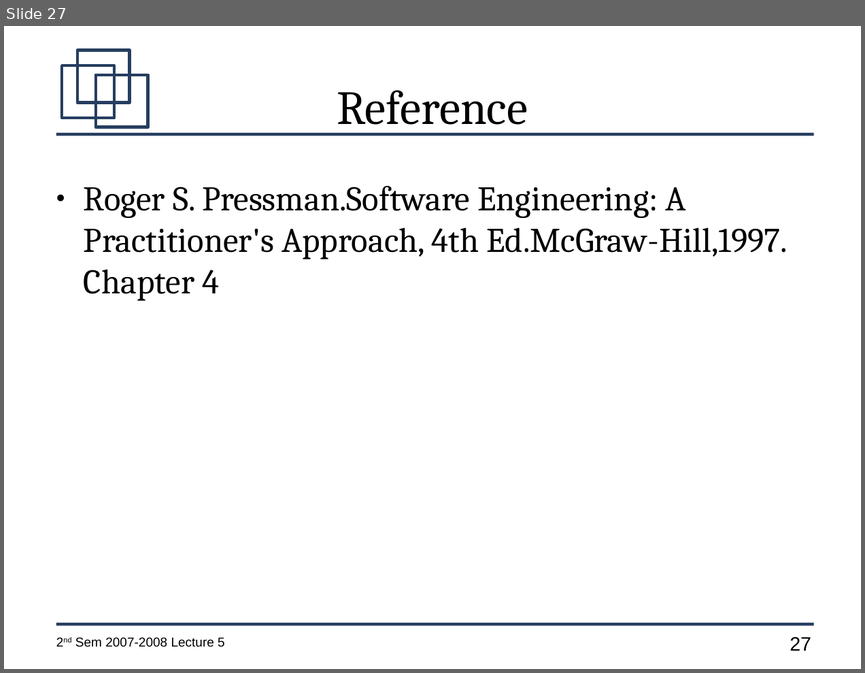
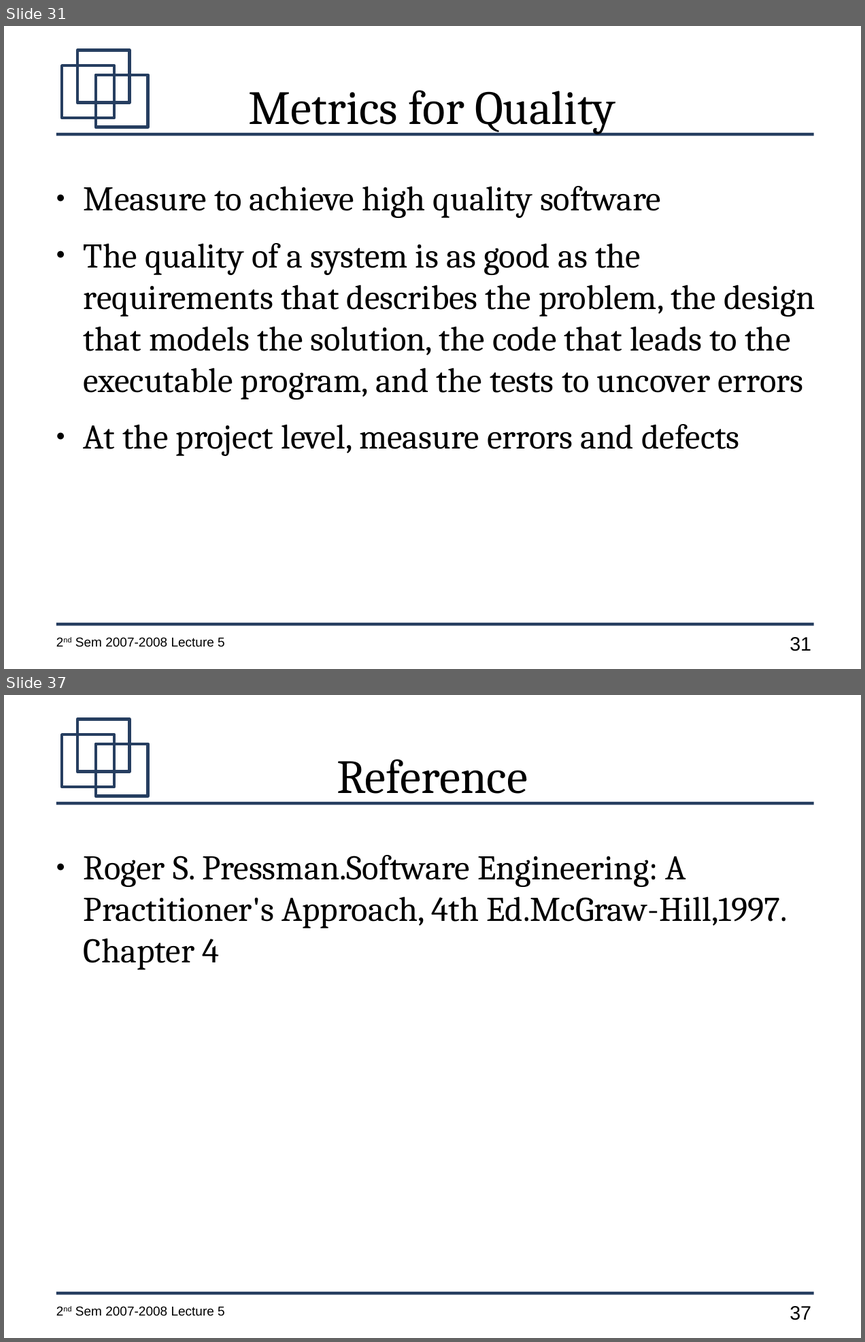
Before and after one commit to jachermocilla/jach-homepage, a slide deck: CMSC128-2nd-Sem-2007-L5.odp. Shown one above the other, each under a label of ours: slide 27 before the commit, slides 31 and 37 after it; the slides between them are not shown. The pictures are 865x673 and 865x1342 pixels, drawn with LibreOffice and Linux fonts; fonts in the diff are those of the drawing. Boxes give left, top, right and bottom in pixels: in the first picture for what was removed or moved away, otherwise in the second. Text is boxed around its words. In the diff, an @@ line names an element or a change of style, - is before the commit and + after.

```diff
--- a/CMSC128-2nd-Sem-2007-L5.odp
+++ b/CMSC128-2nd-Sem-2007-L5.odp
@@ slide 31 added at (4,26,861,669), background #FFFFFF; not listed: 7 template elements that a slide beside it also shows @@
@@ title added at (249,90,615,134), 44 pt, text #000000 @@
+Metrics for Quality
@@ text added at (84,186,815,456), 32 pt, text #000000 @@
+● Measure to achieve high quality software
+● The quality of a system is as good as the requirements that describes the problem, the design that models the solution, the code that leads to the executable program, and the tests to uncover errors
+● At the project level, measure errors and defects
@@ what was slide 27 is now slide 37 @@
@@ page number at (789,1306,811,1320): text changed @@
-27
+37
```
Also in this commit, not shown: 3 slides changed, 10 other slides added, 1 slide removed.
